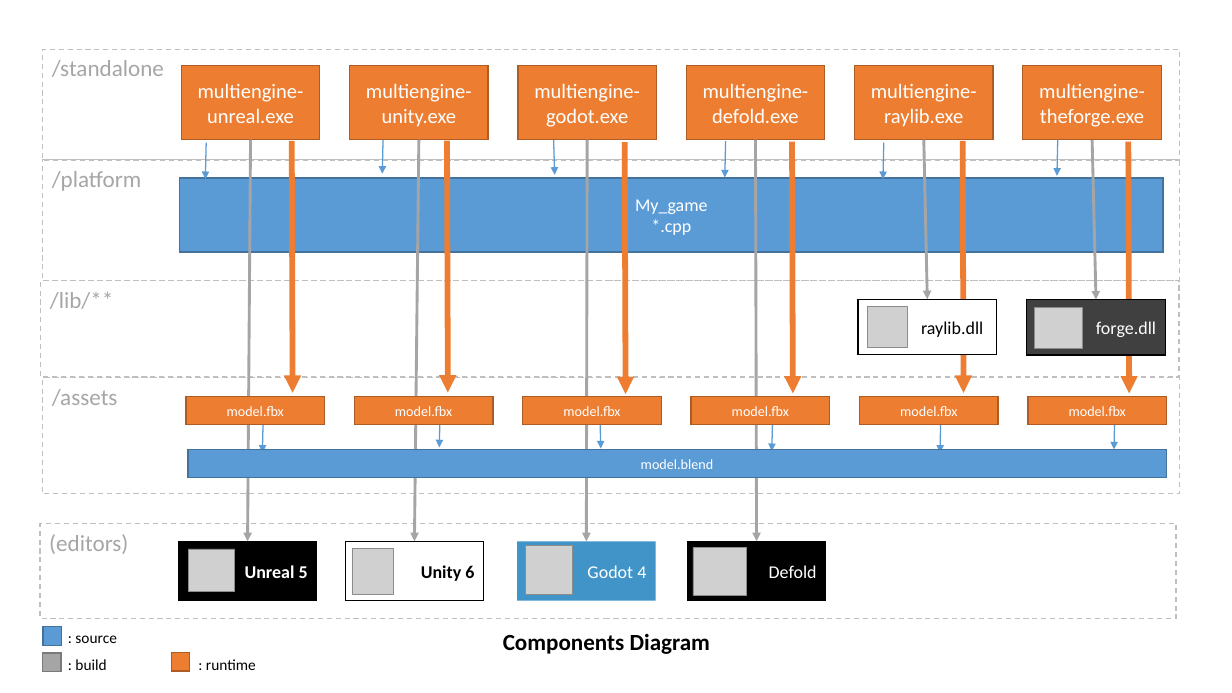
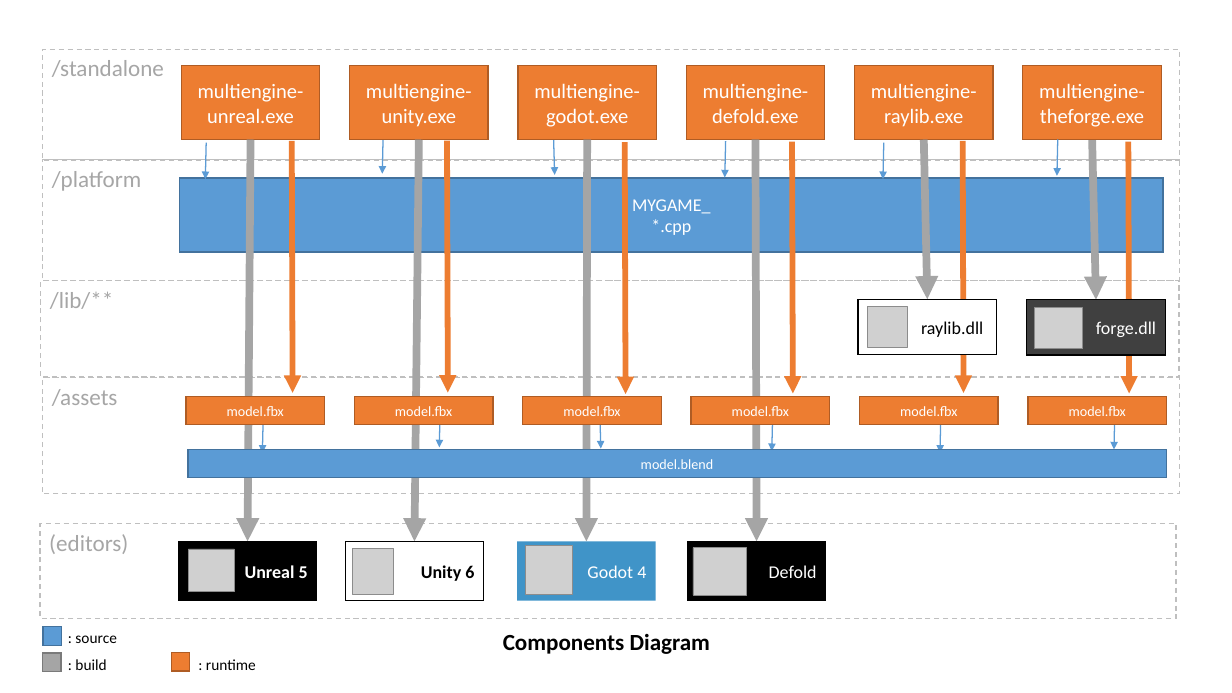
Before and after one commit to DamienFremont/c99-lua-multiengine-3dgame, a slide deck: slide 2 of docs/diagrams.pptx (slide 1 before the commit). Drawn at 1232x693 pixels with LibreOffice and Linux fonts; fonts in the diff are those of the drawing; grey boxes stand for pictures. Boxes give left, top, right and bottom in pixels: in the first picture for what was removed or moved away, otherwise in the second. Text is boxed around its words. In the diff, an @@ line names an element or a change of style, - is before the commit and + after.

```diff
--- a/docs/diagrams.pptx
+++ b/docs/diagrams.pptx
@@ arrow (248, 542) - (250, 140): stroke #A5A5A5 2.25 pt to #A5A5A5 6 pt @@
@@ arrow (415, 542) - (419, 140): stroke #A5A5A5 2.25 pt to #A5A5A5 6 pt @@
@@ arrow (587, 542) - (587, 140): stroke #A5A5A5 2.25 pt to #A5A5A5 6 pt @@
@@ arrow (757, 542) - (756, 140): stroke #A5A5A5 2.25 pt to #A5A5A5 6 pt @@
@@ arrow (928, 299) - (924, 140): stroke #A5A5A5 2.25 pt to #A5A5A5 6 pt @@
@@ arrow (1096, 299) - (1092, 140): stroke #A5A5A5 2.25 pt to #A5A5A5 6 pt @@
@@ text in rectangle at (x1=632, y1=199, x2=710, y2=235): text changed @@
-My_game
-*.cpp
+MYGAME_
+*.cpp
```
Also in this commit, not shown: 1 slide added, 4 other files.
